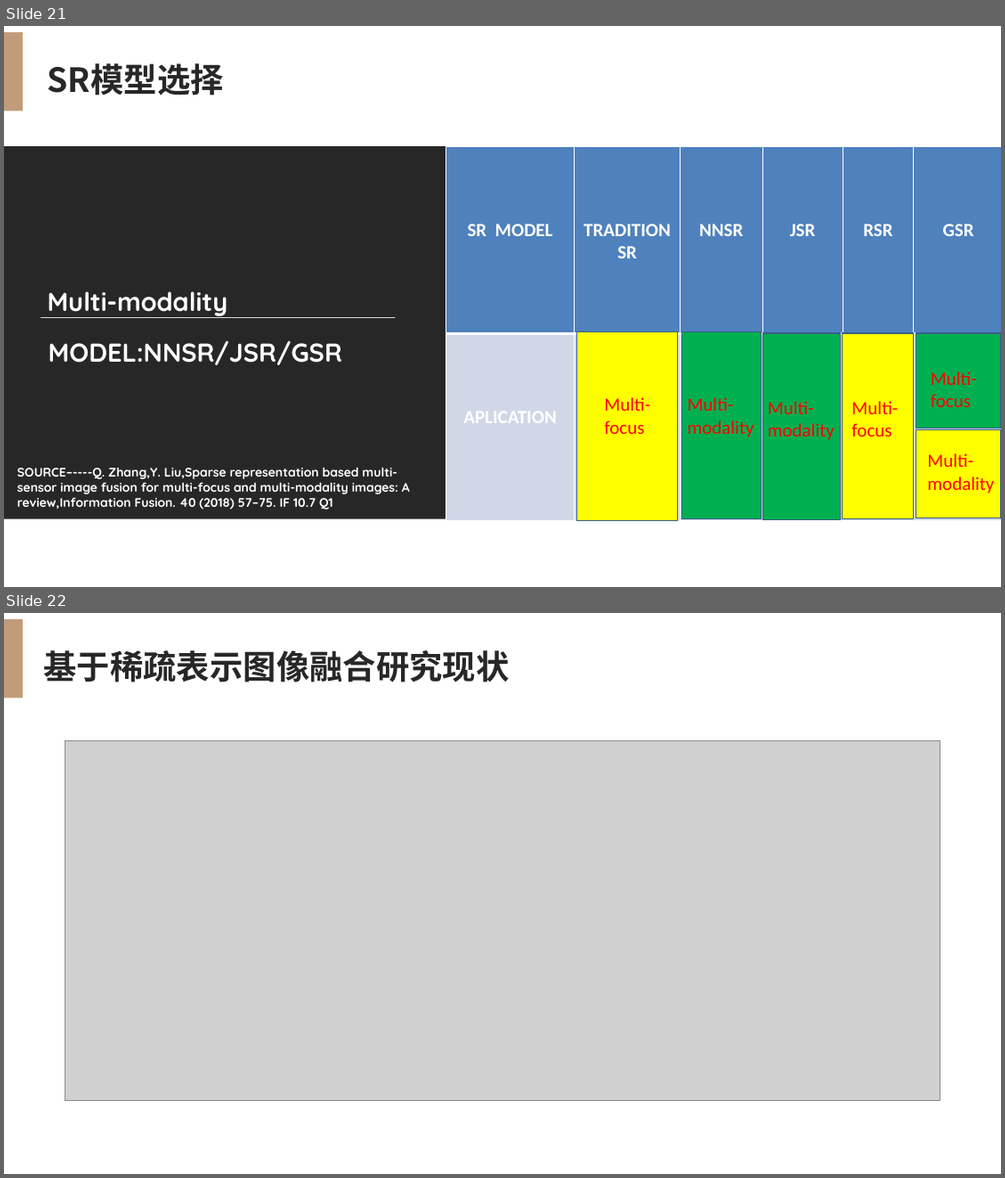
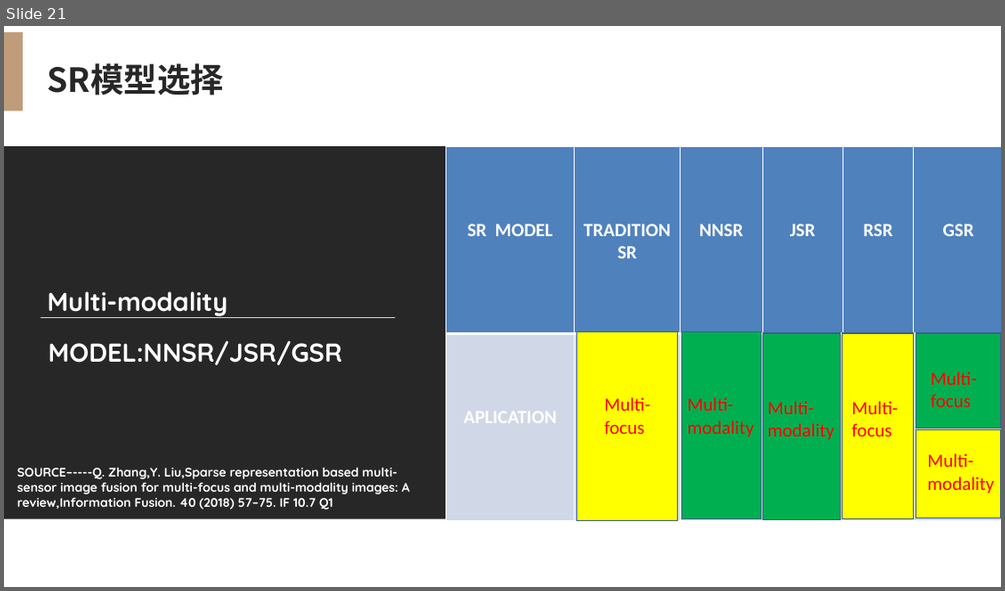
Before and after one commit to xuzywnmc/02-research, a slide deck: 10 汇报情况PPT/00 方向性汇报.pptx. Shown one above the other, each under a label of ours: slides 21 and 22 before the commit, slide 21 after it. The pictures are 1005x1178 and 1005x591 pixels, drawn with LibreOffice and Linux fonts; fonts in the diff are those of the drawing; grey boxes stand for pictures. Boxes give left, top, right and bottom in pixels: in the first picture for what was removed or moved away, otherwise in the second. Text is boxed around its words. In the diff, an @@ line names an element or a change of style, - is before the commit and + after.

```diff
--- a/10 汇报情况PPT/00 方向性汇报.pptx
+++ b/10 汇报情况PPT/00 方向性汇报.pptx
@@ slide 22 removed at bbox=[4, 613, 1001, 1174], background #FFFFFF @@
@@ rectangle removed at bbox=[4, 619, 23, 698] @@
@@ text removed at bbox=[44, 650, 510, 682] @@
-基于稀疏表示图像融合研究现状
@@ picture removed at bbox=[65, 741, 940, 1101] @@
```
Also in this commit, not shown: 4 slides changed, 2 other slides removed, 6 other files.
